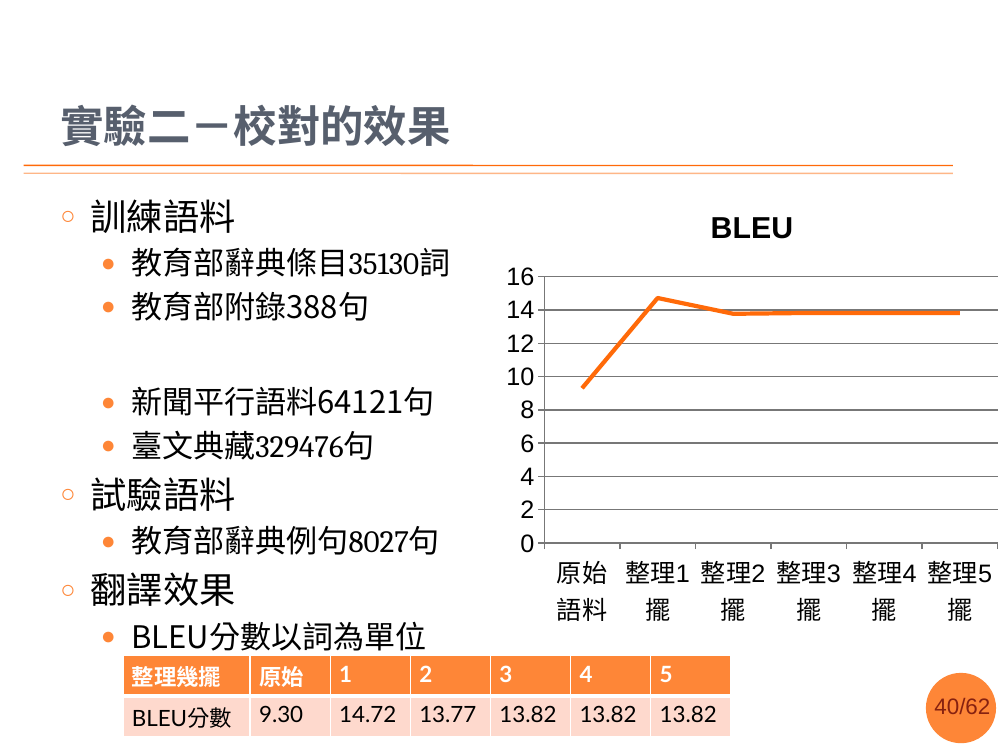
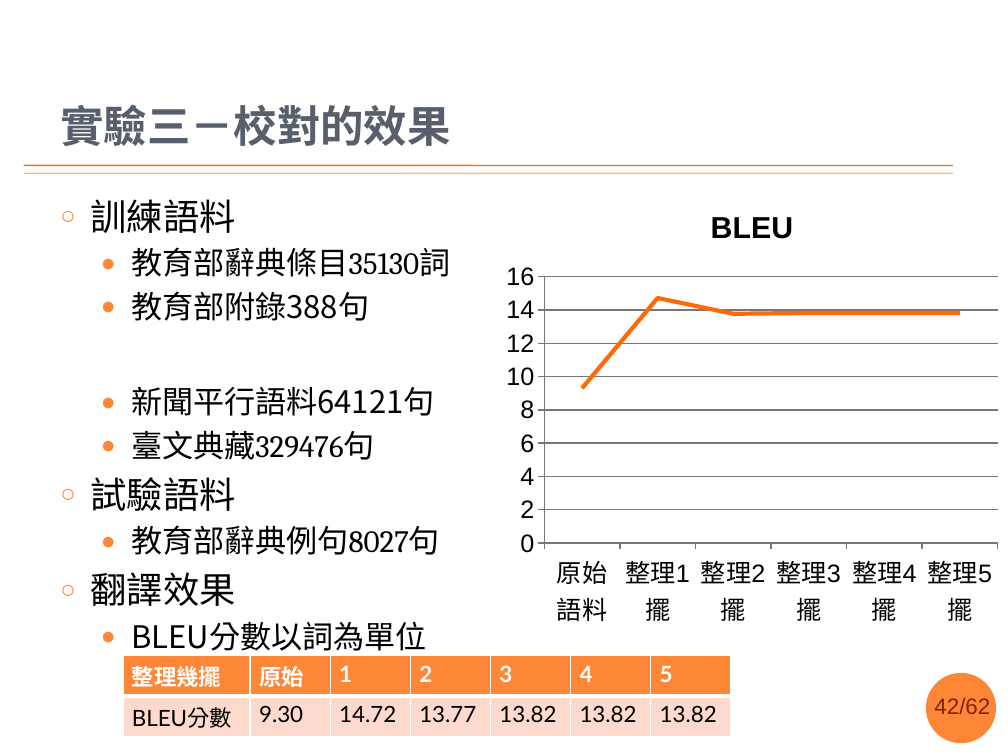
Before and after one commit to sih4sing5hong5/po3-ko3_tau5-iann2-phinn3, a slide deck: slide 42 of 翻譯報告.pptx (slide 40 before the commit). Drawn at 1008x756 pixels with LibreOffice and Linux fonts; fonts in the diff are those of the drawing; background and template pictures are left out. Boxes give left, top, right and bottom in pixels: in the first picture for what was removed or moved away, otherwise in the second. Text is boxed around its words. In the diff, an @@ line names an element or a change of style, - is before the commit and + after.

```diff
--- a/翻譯報告.pptx
+++ b/翻譯報告.pptx
@@ title at [60, 105, 450, 146]: text changed @@
-實驗二－校對的效果
+實驗三－校對的效果
@@ page number at [934, 698, 990, 714]: text changed @@
-40/62
+42/62
```
Also in this commit, not shown: 12 other slides changed, 1 other file.
